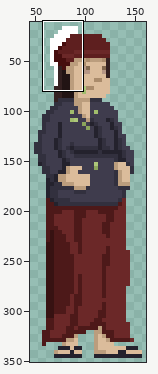
A sprite sheet gets an edit: GGJ/Assets/Characters/gravida doente.png. The first picture is a wide view before the edit; the outline marks the close-up.
Close-up. First the earlier version:
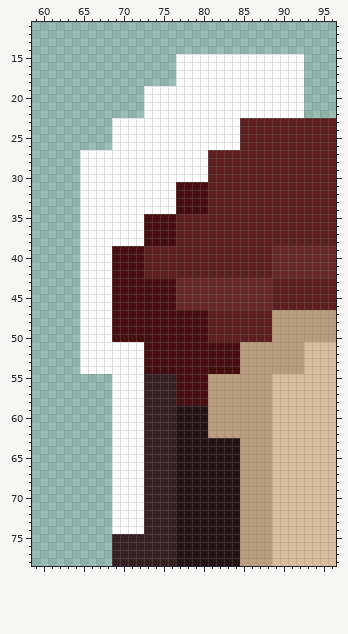
The file is 208x361 pixels. Colours within 5 levels of each other are drawn and written as one. Shown: x 59..96, y 11..78. The wide view leaves out empty margins.
The same view after the edit:
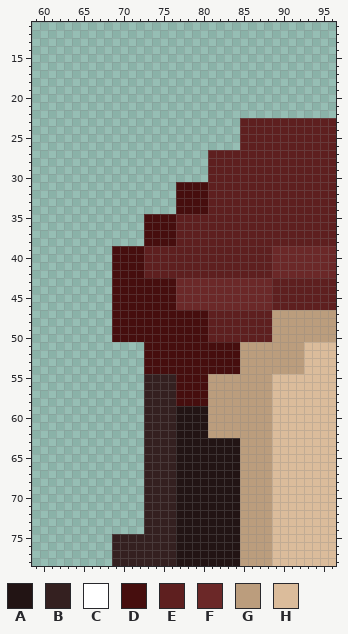
Palette (. is transparent): A #221414  B #342020  C #ffffff  D #460e0e  E #5e1f1f  F #6b2828  G #bb9d7d  H #dbbc9b
Changes in this commit:
The edit erases colour C in rows 15 to 18 at x 77 to 92; in rows 19 to 22 at x 73 to 92; in rows 23 to 26 at x 69 to 84; in rows 27 to 30 at x 65 to 80; in rows 31 to 34 at x 65 to 76; in rows 35 to 38 at x 65 to 72.
The edit erases colour C in rows 39 to 50 at x 65 to 68; in rows 51 to 54 at x 65 to 72; in rows 55 to 74 at x 69 to 72.
